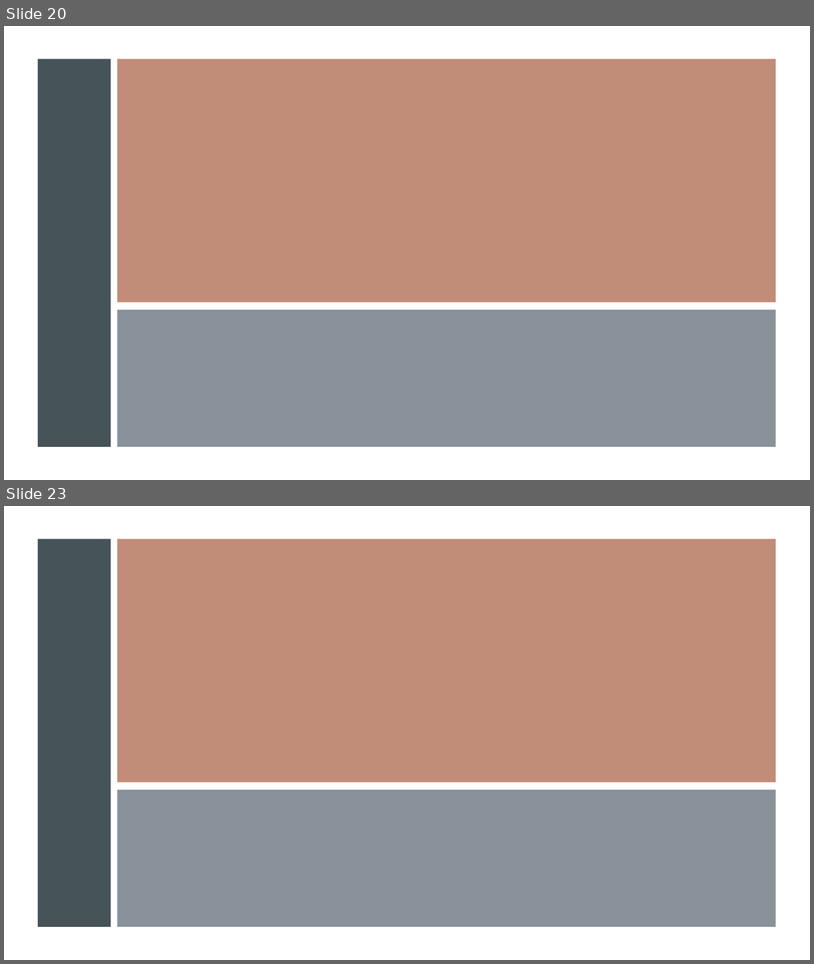
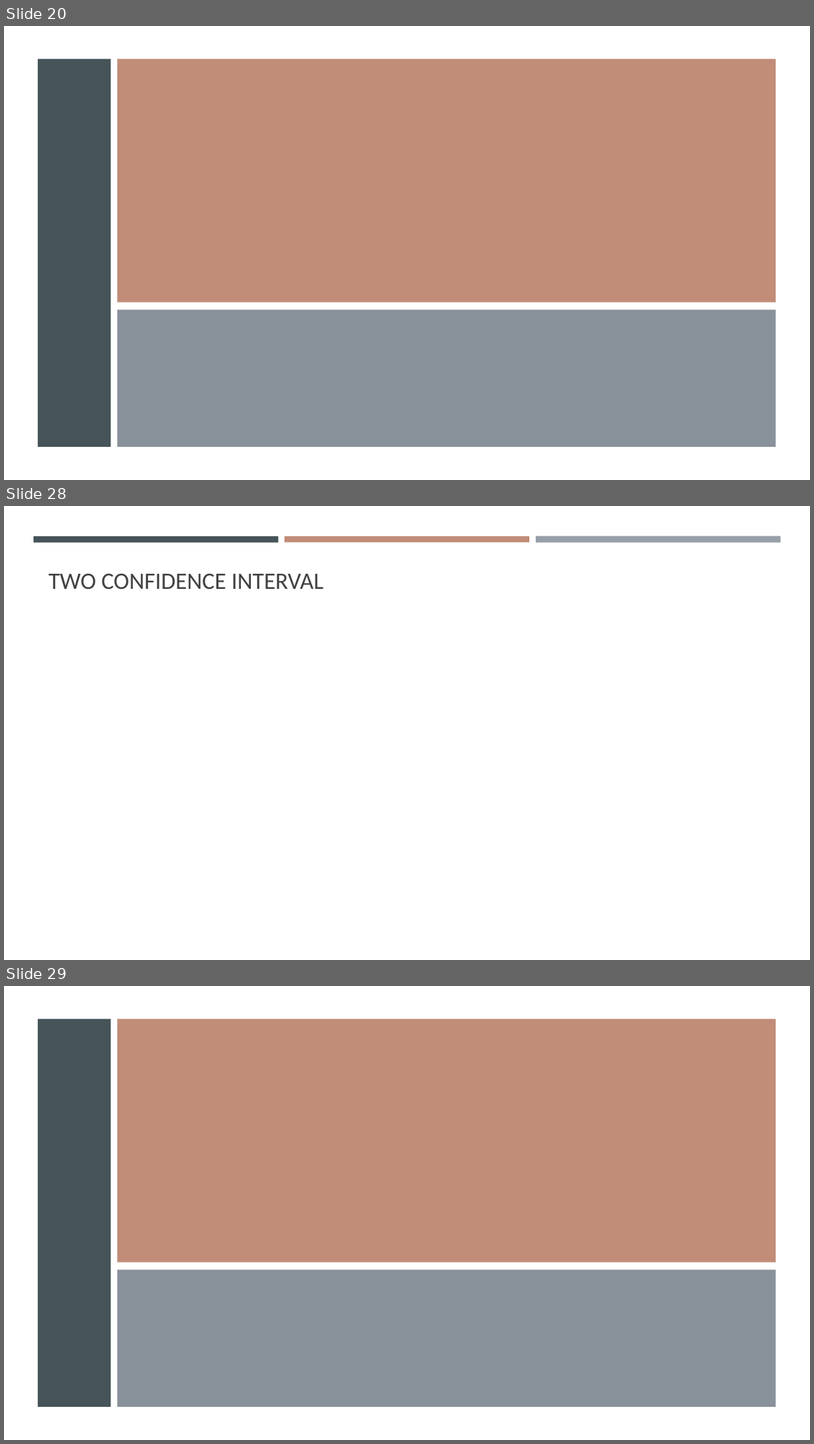
Before and after one commit to gisynw/geog-247, a slide deck: docs/Lectures/Week04/Week04_BivariateRegression.pptx. Shown one above the other, each under a label of ours: slides 20 and 23 before the commit, slides 20, 28 and 29 after it; the slides between them are not shown. The pictures are 814x964 and 814x1444 pixels, drawn with LibreOffice and Linux fonts; fonts in the diff are those of the drawing; grey boxes stand for pictures. Boxes give left, top, right and bottom in pixels: in the first picture for what was removed or moved away, otherwise in the second. Text is boxed around its words. In the diff, an @@ line names an element or a change of style, - is before the commit and + after.

```diff
--- a/docs/Lectures/Week04/Week04_BivariateRegression.pptx
+++ b/docs/Lectures/Week04/Week04_BivariateRegression.pptx
@@ slide 28 added at [4, 506, 810, 960], background #FFFFFF @@
@@ rectangle added at [34, 536, 278, 542], fill #465359 @@
@@ rectangle added at [285, 536, 530, 542], fill #C18C78 @@
@@ rectangle added at [536, 536, 781, 543], fill #969FA7 @@
@@ title added at [49, 574, 324, 589], 28 pt, text #404040 @@
+TWO CONFIDENCE INTERVAL
@@ what was slide 23 is now slide 29 @@
```
Also in this commit, not shown: 1 slide changed, 6 other slides added, 1 slide removed, 1 other file.
